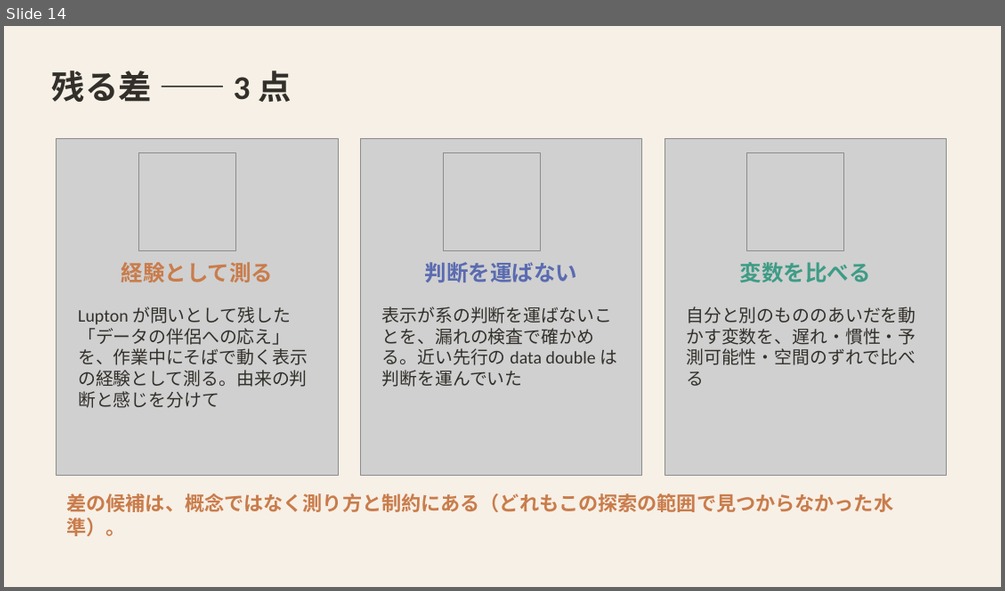
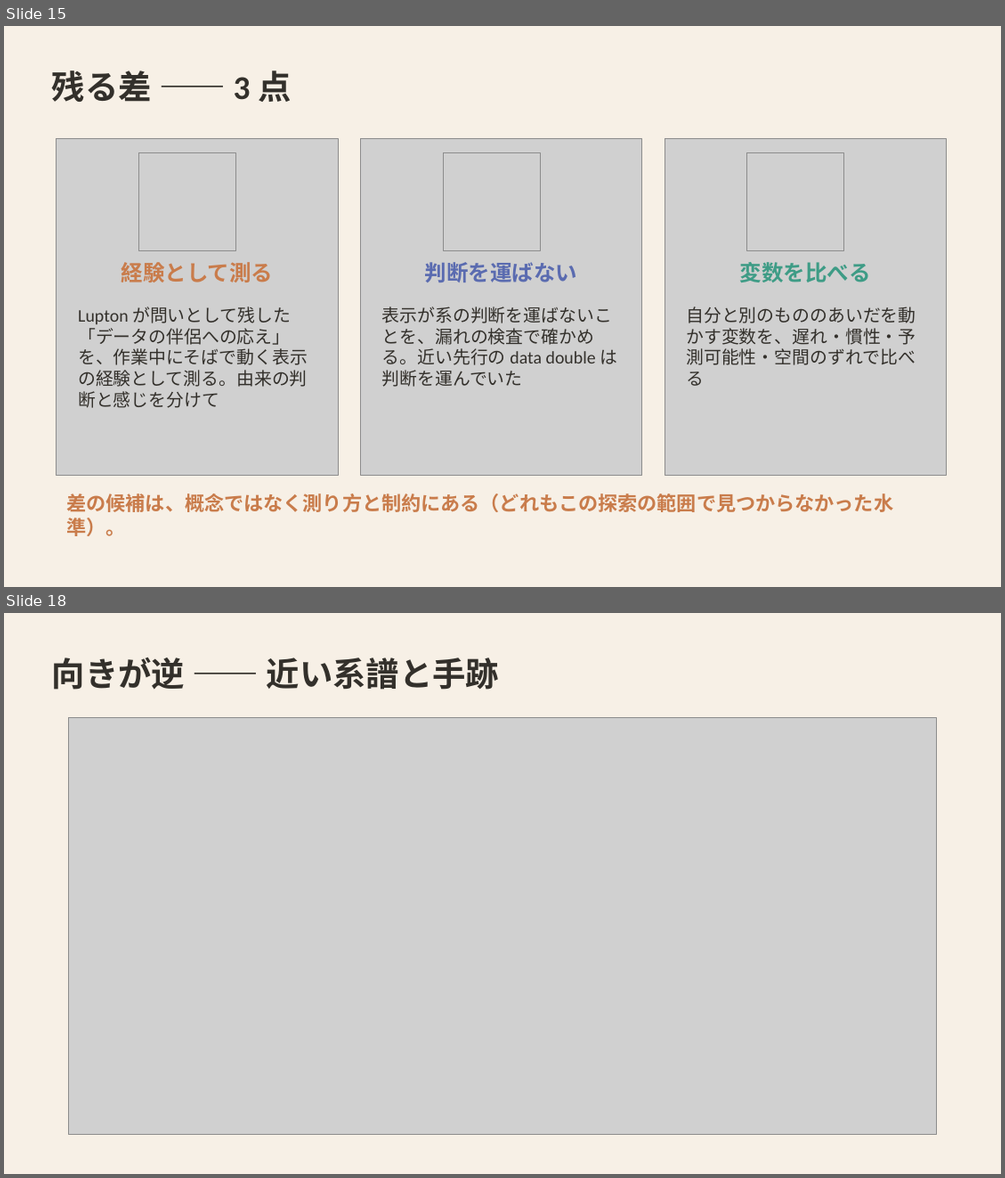
Before and after one commit to mikotomiura/GSE-prototype, a slide deck: docs/slides/project-overview/GSE_handmark_design.pptx. Shown one above the other, each under a label of ours: slide 14 before the commit, slides 15 and 18 after it; the slides between them are not shown. The pictures are 1005x591 and 1005x1178 pixels, drawn with LibreOffice and Linux fonts; fonts in the diff are those of the drawing; grey boxes stand for pictures. Boxes give left, top, right and bottom in pixels: in the first picture for what was removed or moved away, otherwise in the second. Text is boxed around its words. In the diff, an @@ line names an element or a change of style, - is before the commit and + after.

```diff
--- a/docs/slides/project-overview/GSE_handmark_design.pptx
+++ b/docs/slides/project-overview/GSE_handmark_design.pptx
@@ slide 18 added at <box>4,613,1001,1174</box>, background #F7F0E6 @@
@@ text added at <box>52,657,499,690</box>, 32 pt, text #33302B, bold @@
+向きが逆 —— 近い系譜と手跡
@@ picture added at <box>69,718,937,1135</box> @@
@@ what was slide 14 is now slide 15 @@
```
Also in this commit, not shown: 5 slides changed, 6 other slides added, 6 other files.
